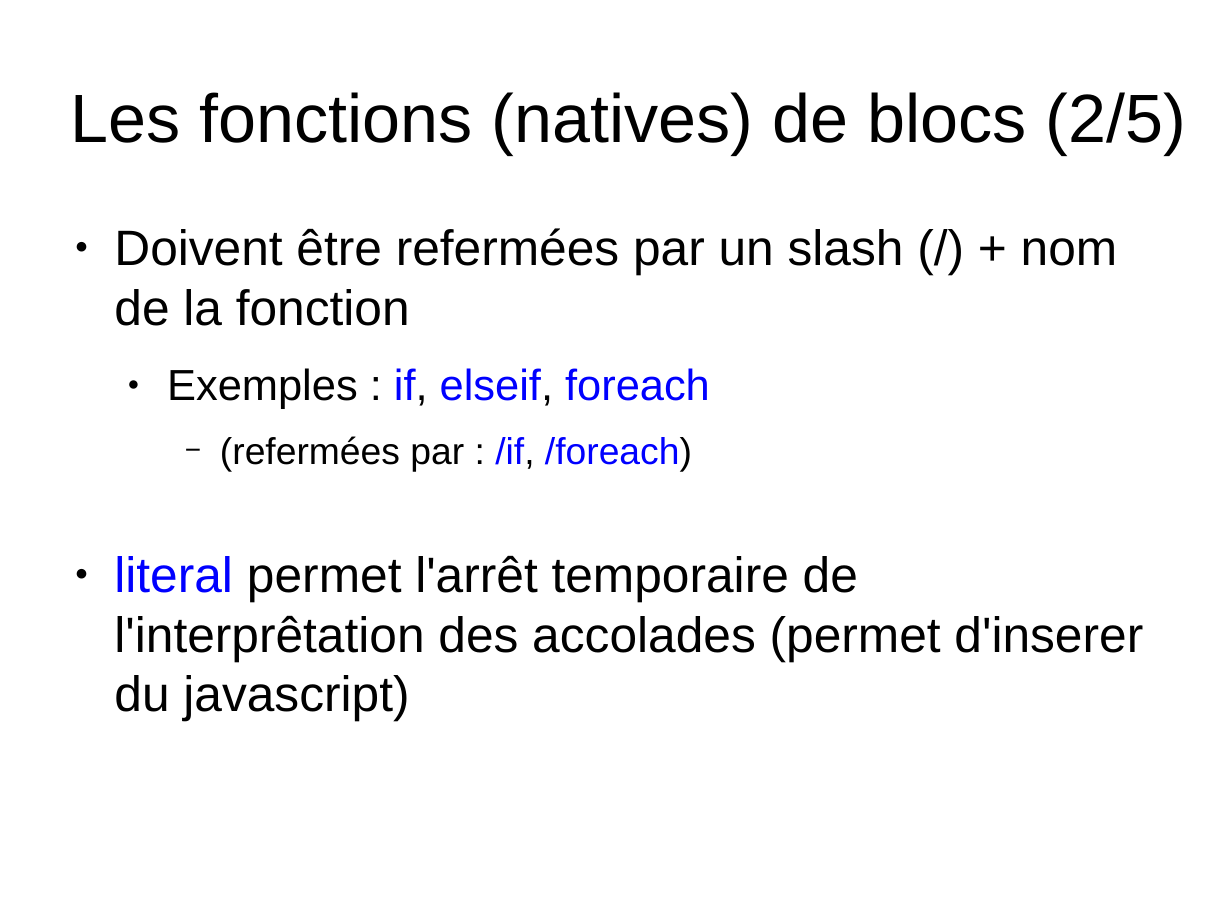
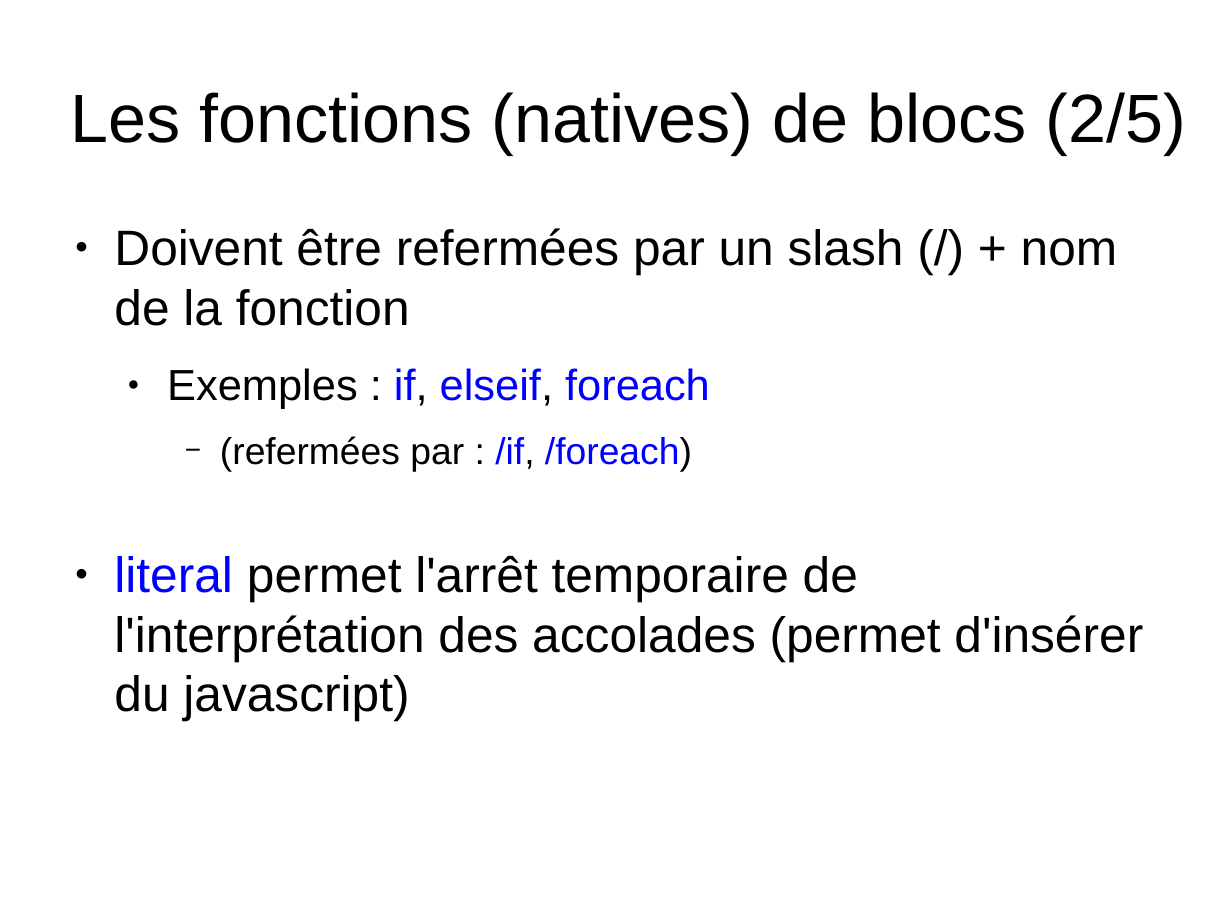
Before and after one commit to sion77/Bob-Project, a slide deck: slide 14 of docs/smarty.odp. Drawn at 1232x924 pixels with LibreOffice and Linux fonts; fonts in the diff are those of the drawing. Boxes give left, top, right and bottom in pixels: in the first picture for what was removed or moved away, otherwise in the second. Text is boxed around its words. In the diff, an @@ line names an element or a change of style, - is before the commit and + after.

```diff
--- a/docs/smarty.odp
+++ b/docs/smarty.odp
@@ text at (114,555,1143,721): text changed @@
-● literal permet l'arrêt temporaire de l'interprêtation des accolades (permet d'inserer du javascript)
+● literal permet l'arrêt temporaire de l'interprétation des accolades (permet d'insérer du javascript)
```
Also in this commit, not shown: 18 other slides changed.
